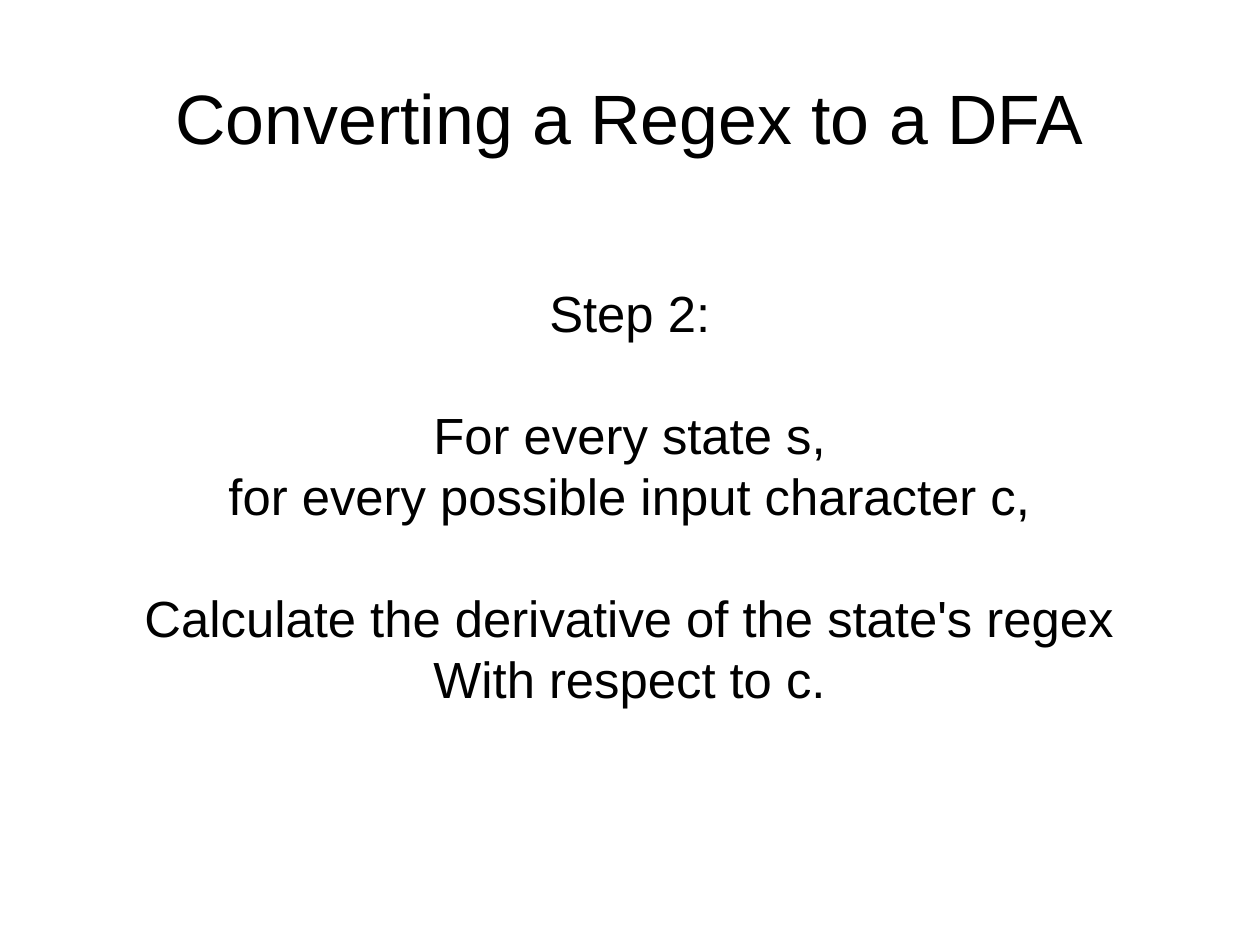
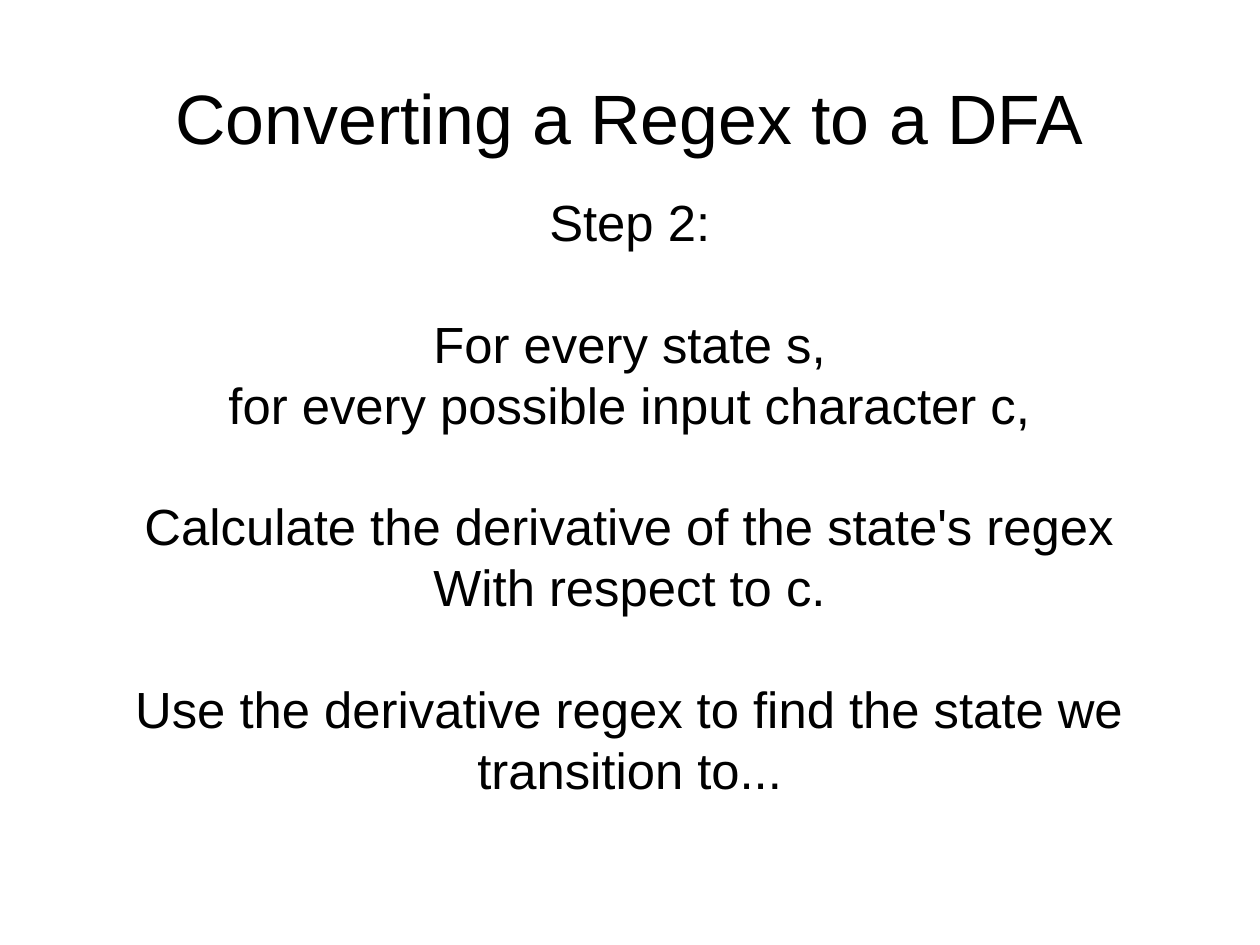
Before and after one commit to bhurt/presentations, a slide deck: slide 105 of pdre.odp (slide 99 before the commit). Drawn at 1260x945 pixels with LibreOffice and Linux fonts; fonts in the diff are those of the drawing. Boxes give left, top, right and bottom in pixels: in the first picture for what was removed or moved away, otherwise in the second. Text is boxed around its words. In the diff, an @@ line names an element or a change of style, - is before the commit and + after.

```diff
--- a/pdre.odp
+++ b/pdre.odp
@@ subtitle "Step 2:": place and size @@
-subtitle "Step 2:" at [144, 296, 1113, 708]
+subtitle "Step 2:" at [135, 205, 1123, 790]
@@ subtitle at [135, 691, 1123, 790]: paragraph added @@
+Use the derivative regex to find the state we transition to...
```
Also in this commit, not shown: 10 other slides changed, 7 slides added, 1 slide removed, 1 other file.
